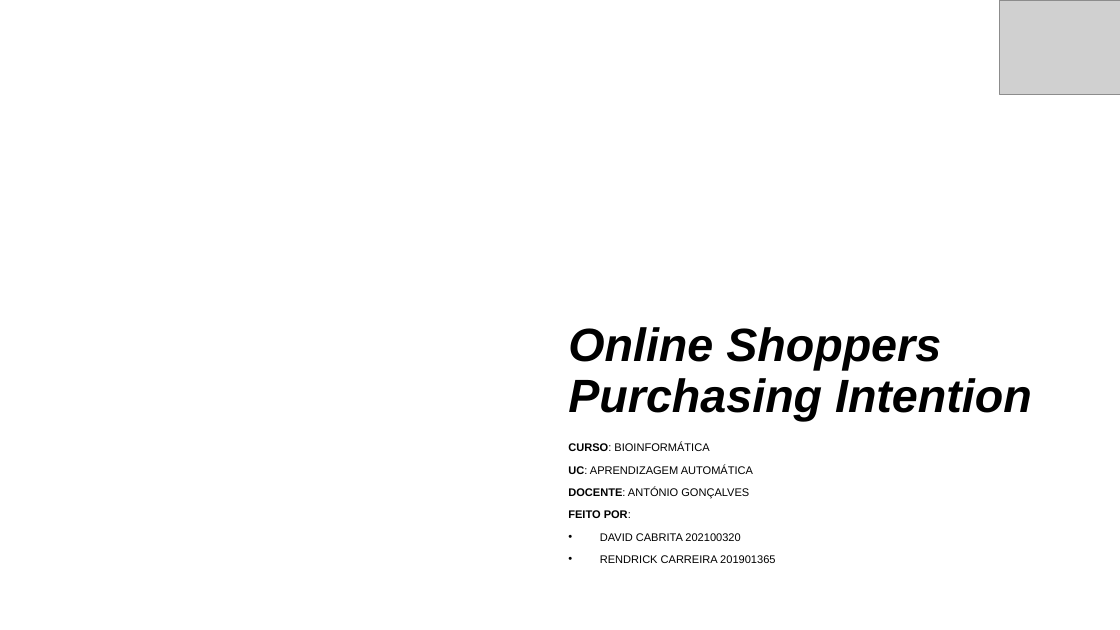
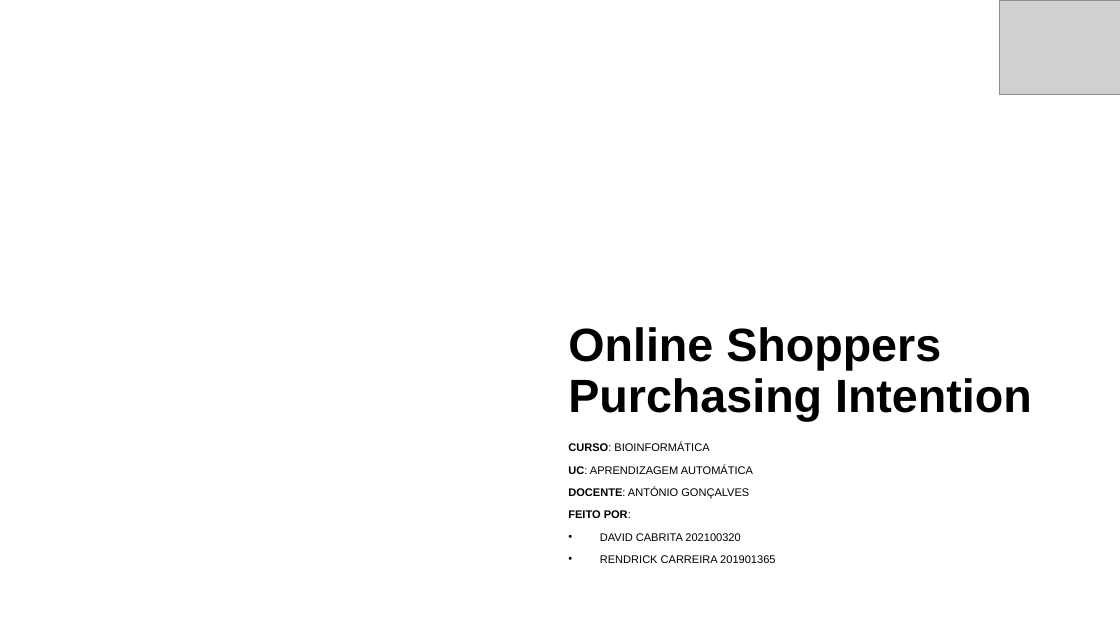
Before and after one commit to Rendrick27/Online_Shoppers_Purchasing, a slide deck: slide 1 of Main/Machine Learning.pptx. Drawn at 1120x630 pixels with LibreOffice and Linux fonts; fonts in the diff are those of the drawing; grey boxes stand for pictures; background and template pictures are left out. Boxes give left, top, right and bottom in pixels: in the first picture for what was removed or moved away, otherwise in the second. Text is boxed around its words. In the diff, an @@ line names an element or a change of style, - is before the commit and + after.

```diff
--- a/Main/Machine Learning.pptx
+++ b/Main/Machine Learning.pptx
@@ title "Online Shoppers Purchasing Intention" at bbox=[568, 327, 1032, 421]: italic off @@
```
Also in this commit, not shown: 2 other slides changed, 6 slides added.
